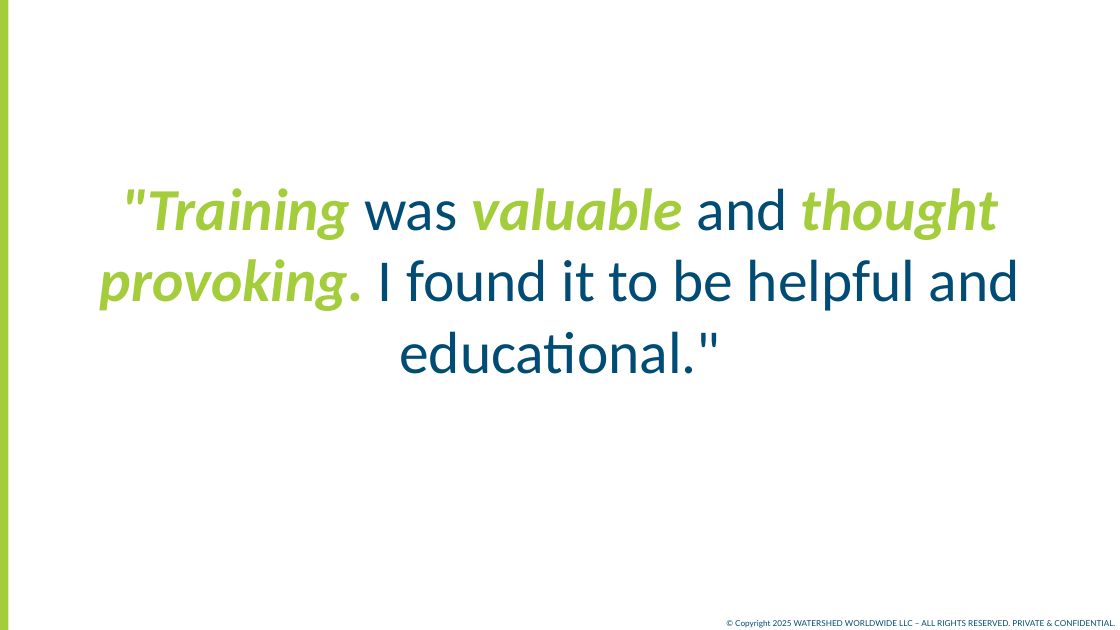
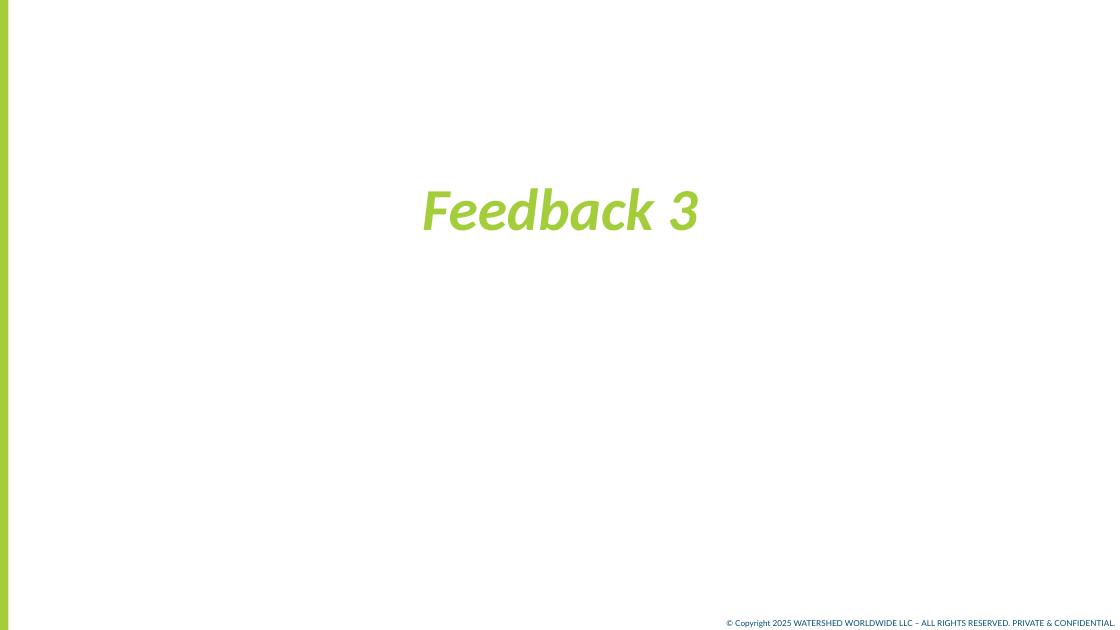
Before and after one commit to Careers-Portfolio/Joe-Don-Altamarino, a slide deck: slide 4 of ER - 02-10-26 - MPC - AOP2 (Marcelo)(5335).pptx. Drawn at 1120x630 pixels with LibreOffice and Linux fonts; fonts in the diff are those of the drawing. Boxes give left, top, right and bottom in pixels: in the first picture for what was removed or moved away, otherwise in the second. Text is boxed around its words. In the diff, an @@ line names an element or a change of style, - is before the commit and + after.

```diff
--- a/ER - 02-10-26 - MPC - AOP2 (Marcelo)(5335).pptx
+++ b/ER - 02-10-26 - MPC - AOP2 (Marcelo)(5335).pptx
@@ text at <box>422,188,697,231</box>: text changed; text colour #014C74 to #A4CD3C; bold on; italic on @@
-"Training was valuable and thought provoking. I found it to be helpful and educational."
+Feedback 3
```
Also in this commit, not shown: 4 other slides changed, 10 other files.
